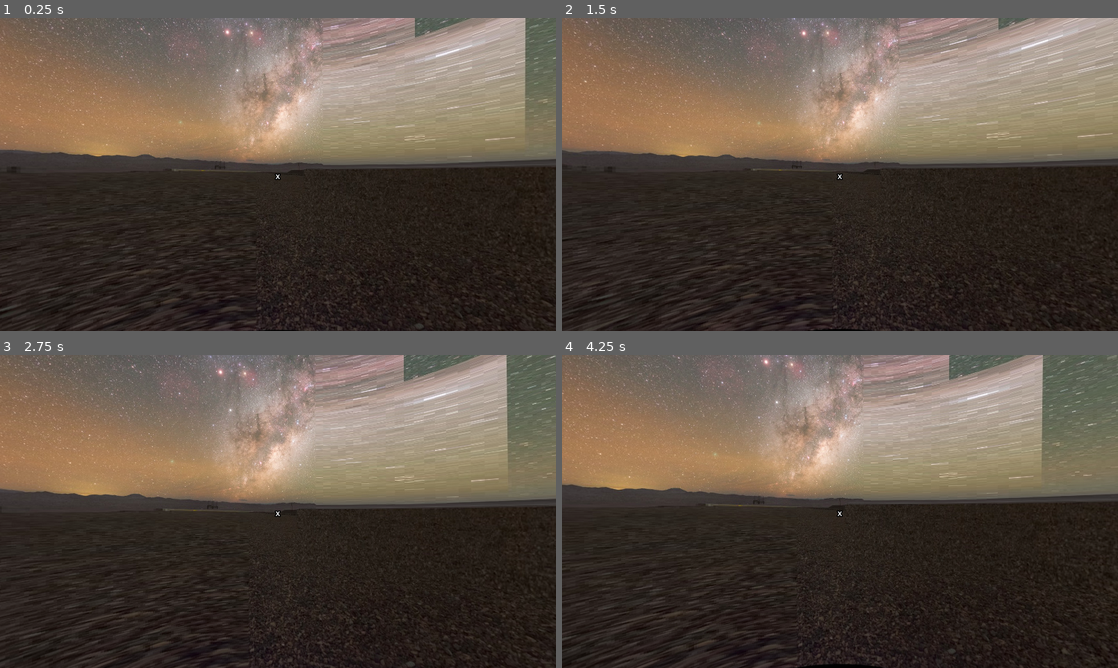
Above: before the commit, frames 1-4 (two rows, left to right).
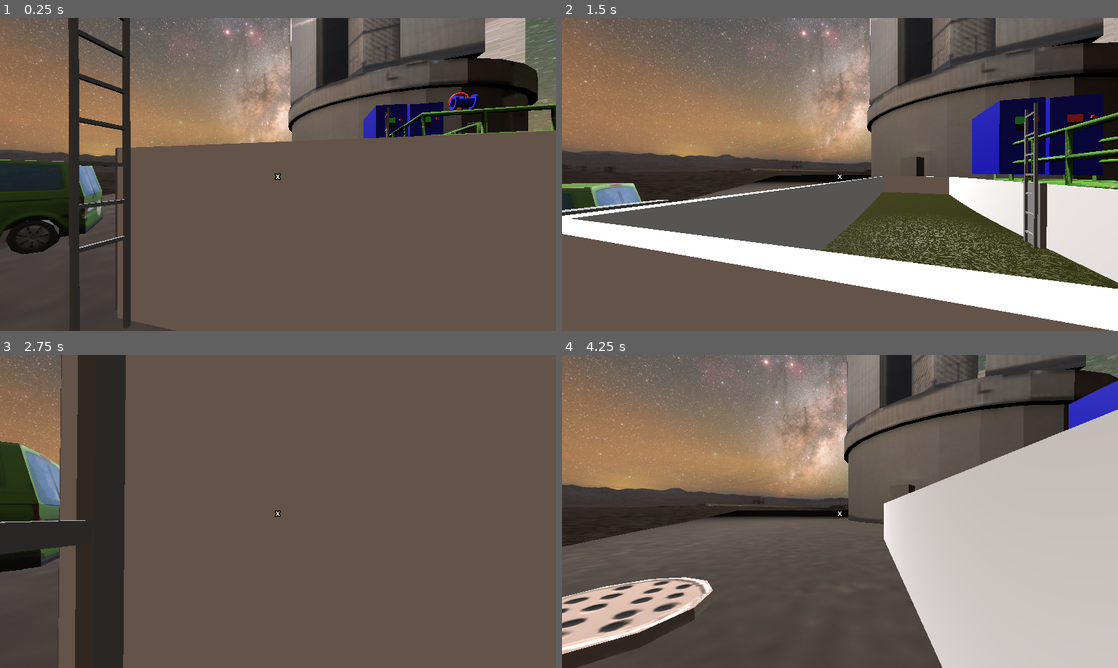
Above: after the commit, the same moments.

Repository: simancas-es/demo-godot-vr
Game: Godot game, scene res://XR/zones_xr/zone_xr_sample_basin.tscn
Two runs of this game, one before a commit and one after it. Both use one fixed random seed, a clock stepped at 60 frames per second and the inputs below. This scene is started directly instead of the project's main scene.
Inputs (mouse positions are in pixels of both pictures, inside the frame that each line leads up to):
- Up to frame 1 (0.25 s): no input
- Up to frame 2 (1.5 s): tap Enter at 0.5 s; move the mouse to (867, 174) at 0.52 s; hold W (up) from 0.53 s (still down); tap E (interact) at 0.6 s; click (867, 174) at 0.67 s; tap Space (movement_space) at 1.25 s; move the mouse to (812, 174) at 1.27 s; tap P (change_panorama) at 1.35 s
- Up to frame 3 (2.75 s): keep holding W (up); tap E (interact) at 1.55, 2.3 s; move the mouse to (289, 505) at 2.02 s; hold Ctrl (crouch) from 2.03 s (still down)
- Up to frame 4 (4.25 s): keep holding W (up); move the mouse to (834, 517) at 2.77 s; release Ctrl (crouch) at 2.78 s; tap V (deselect) at 2.85 s; click (834, 517) at 2.92 s; tap E (interact) at 3.05, 3.8 s; move the mouse to (878, 514) at 3.52 s; click (878, 514) at 3.6 s

The runs differ from the first frame. In frame 1, 69% of the frame differs, in the area x 0-100%, y 0-100%; in frame 2, 67%; in frame 3, 84%; in frame 4, 68%.
Error in both runs: Invalid access to property or key 'control_pad_hand' on a base object of type 'Nil'. (res://XR/scenes/interactables/control_pad/control_pad.gd:61)

Commit message:
XR: minor bugfix

Diff:
--- a/XR/zones_xr/zone_xr_sample_basin.tscn
+++ b/XR/zones_xr/zone_xr_sample_basin.tscn
@@ -19,127 +19,127 @@
 [ext_resource type="Script" uid="uid://ddpxuupqkou2m" path="res://XR/zones_xr/zone_xr_sample_basin/logic_xr_diffuser_interaction.gd" id="17_xo6c6"]
 [ext_resource type="PackedScene" uid="uid://q3pa72xp41cq" path="res://XR/scenes/places/demo/environment/climb_ladder.tscn" id="18_wlig4"]
 
-[sub_resource type="AnimationNodeAnimation" id="AnimationNodeAnimation_xo6c6"]
-animation = &"Grip"
-
 [sub_resource type="AnimationNodeAnimation" id="AnimationNodeAnimation_wlig4"]
 animation = &"Grip"
 
-[sub_resource type="AnimationNodeBlend2" id="AnimationNodeBlend2_fwqiu"]
+[sub_resource type="AnimationNodeAnimation" id="AnimationNodeAnimation_fwqiu"]
+animation = &"Grip"
+
+[sub_resource type="AnimationNodeBlend2" id="AnimationNodeBlend2_jgccy"]
 filter_enabled = true
 filters = ["Armature/Skeleton3D:Little_Distal_L", "Armature/Skeleton3D:Little_Intermediate_L", "Armature/Skeleton3D:Lit …(932 unchanged characters)…
 
-[sub_resource type="AnimationNodeAnimation" id="AnimationNodeAnimation_jgccy"]
+[sub_resource type="AnimationNodeAnimation" id="AnimationNodeAnimation_qoo6q"]
 animation = &"Grip 5"
 
-[sub_resource type="AnimationNodeBlend2" id="AnimationNodeBlend2_qoo6q"]
+[sub_resource type="AnimationNodeBlend2" id="AnimationNodeBlend2_en5gk"]
 filter_enabled = true
 filters = ["Armature/Skeleton3D:Index_Distal_L", "Armature/Skeleton3D:Index_Intermediate_L", "Armature/Skeleton3D:Index_Metacarpal_L", "Armature/Skeleton3D:Index_Proximal_L", "Armature/Skeleton:Index_Distal_L", "Armature/Skeleton:Index_Intermediate_L", "Armature/Skeleton:Index_Proximal_L"]
 
-[sub_resource type="AnimationNodeBlendTree" id="AnimationNodeBlendTree_en5gk"]
+[sub_resource type="AnimationNodeBlendTree" id="AnimationNodeBlendTree_l0wje"]
 graph_offset = Vector2(-536, 11)
-nodes/ClosedHand1/node = SubResource("AnimationNodeAnimation_xo6c6")
+nodes/ClosedHand1/node = SubResource("AnimationNodeAnimation_wlig4")
 nodes/ClosedHand1/position = Vector2(-600, 300)
-nodes/ClosedHand2/node = SubResource("AnimationNodeAnimation_wlig4")
+nodes/ClosedHand2/node = SubResource("AnimationNodeAnimation_fwqiu")
 nodes/ClosedHand2/position = Vector2(-360, 300)
-nodes/Grip/node = SubResource("AnimationNodeBlend2_fwqiu")
+nodes/Grip/node = SubResource("AnimationNodeBlend2_jgccy")
 nodes/Grip/position = Vector2(0, 20)
-nodes/OpenHand/node = SubResource("AnimationNodeAnimation_jgccy")
+nodes/OpenHand/node = SubResource("AnimationNodeAnimation_qoo6q")
 nodes/OpenHand/position = Vector2(-600, 100)
-nodes/Trigger/node = SubResource("AnimationNodeBlend2_qoo6q")
+nodes/Trigger/node = SubResource("AnimationNodeBlend2_en5gk")
 nodes/Trigger/position = Vector2(-360, 20)
 node_connections = [&"output", 0, &"Grip", &"Grip", 0, &"Trigger", &"Grip", 1, &"ClosedHand2", &"Trigger", 0, &"OpenHand", &"Trigger", 1, &"ClosedHand1"]
 
-[sub_resource type="AnimationNodeAnimation" id="AnimationNodeAnimation_l0wje"]
-animation = &"Grip"
-
 [sub_resource type="AnimationNodeAnimation" id="AnimationNodeAnimation_ybwrk"]
 animation = &"Grip"
 
-[sub_resource type="AnimationNodeBlend2" id="AnimationNodeBlend2_qymyc"]
+[sub_resource type="AnimationNodeAnimation" id="AnimationNodeAnimation_qymyc"]
+animation = &"Grip"
+
+[sub_resource type="AnimationNodeBlend2" id="AnimationNodeBlend2_k5rmt"]
 filter_enabled = true
 filters = ["Armature/Skeleton3D:Little_Distal_L", "Armature/Skeleton3D:Little_Intermediate_L", "Armature/Skeleton3D:Lit …(932 unchanged characters)…
 
-[sub_resource type="AnimationNodeAnimation" id="AnimationNodeAnimation_k5rmt"]
+[sub_resource type="AnimationNodeAnimation" id="AnimationNodeAnimation_4dwdd"]
 animation = &"Grip 5"
 
-[sub_resource type="AnimationNodeBlend2" id="AnimationNodeBlend2_4dwdd"]
+[sub_resource type="AnimationNodeBlend2" id="AnimationNodeBlend2_cmrvy"]
 filter_enabled = true
 filters = ["Armature/Skeleton3D:Index_Distal_L", "Armature/Skeleton3D:Index_Intermediate_L", "Armature/Skeleton3D:Index_Metacarpal_L", "Armature/Skeleton3D:Index_Proximal_L", "Armature/Skeleton:Index_Distal_L", "Armature/Skeleton:Index_Intermediate_L", "Armature/Skeleton:Index_Proximal_L"]
 
-[sub_resource type="AnimationNodeBlendTree" id="AnimationNodeBlendTree_cmrvy"]
+[sub_resource type="AnimationNodeBlendTree" id="AnimationNodeBlendTree_8ygd4"]
 graph_offset = Vector2(-536, 11)
-nodes/ClosedHand1/node = SubResource("AnimationNodeAnimation_l0wje")
+nodes/ClosedHand1/node = SubResource("AnimationNodeAnimation_ybwrk")
 nodes/ClosedHand1/position = Vector2(-600, 300)
-nodes/ClosedHand2/node = SubResource("AnimationNodeAnimation_ybwrk")
+nodes/ClosedHand2/node = SubResource("AnimationNodeAnimation_qymyc")
 nodes/ClosedHand2/position = Vector2(-360, 300)
-nodes/Grip/node = SubResource("AnimationNodeBlend2_qymyc")
+nodes/Grip/node = SubResource("AnimationNodeBlend2_k5rmt")
 nodes/Grip/position = Vector2(0, 20)
-nodes/OpenHand/node = SubResource("AnimationNodeAnimation_k5rmt")
+nodes/OpenHand/node = SubResource("AnimationNodeAnimation_4dwdd")
 nodes/OpenHand/position = Vector2(-600, 100)
-nodes/Trigger/node = SubResource("AnimationNodeBlend2_4dwdd")
+nodes/Trigger/node = SubResource("AnimationNodeBlend2_cmrvy")
 nodes/Trigger/position = Vector2(-360, 20)
 node_connections = [&"output", 0, &"Grip", &"Grip", 0, &"Trigger", &"Grip", 1, &"ClosedHand2", &"Trigger", 0, &"OpenHand", &"Trigger", 1, &"ClosedHand1"]
 
-[sub_resource type="AnimationNodeAnimation" id="AnimationNodeAnimation_8ygd4"]
-animation = &"Grip"
-
 [sub_resource type="AnimationNodeAnimation" id="AnimationNodeAnimation_ai451"]
 animation = &"Grip"
 
-[sub_resource type="AnimationNodeBlend2" id="AnimationNodeBlend2_ssy1h"]
+[sub_resource type="AnimationNodeAnimation" id="AnimationNodeAnimation_ssy1h"]
+animation = &"Grip"
+
+[sub_resource type="AnimationNodeBlend2" id="AnimationNodeBlend2_k7lsq"]
 filter_enabled = true
 filters = ["Armature/Skeleton3D:Little_Distal_R", "Armature/Skeleton3D:Little_Intermediate_R", "Armature/Skeleton3D:Lit …(932 unchanged characters)…
 
-[sub_resource type="AnimationNodeAnimation" id="AnimationNodeAnimation_k7lsq"]
+[sub_resource type="AnimationNodeAnimation" id="AnimationNodeAnimation_iu3np"]
 animation = &"Grip 5"
 
-[sub_resource type="AnimationNodeBlend2" id="AnimationNodeBlend2_iu3np"]
+[sub_resource type="AnimationNodeBlend2" id="AnimationNodeBlend2_w2fam"]
 filter_enabled = true
 filters = ["Armature/Skeleton3D:Index_Distal_R", "Armature/Skeleton3D:Index_Intermediate_R", "Armature/Skeleton3D:Index_Metacarpal_R", "Armature/Skeleton3D:Index_Proximal_R", "Armature/Skeleton:Index_Distal_R", "Armature/Skeleton:Index_Intermediate_R", "Armature/Skeleton:Index_Proximal_R"]
 
-[sub_resource type="AnimationNodeBlendTree" id="AnimationNodeBlendTree_w2fam"]
+[sub_resource type="AnimationNodeBlendTree" id="AnimationNodeBlendTree_hg2ky"]
 graph_offset = Vector2(-552.664, 107.301)
-nodes/ClosedHand1/node = SubResource("AnimationNodeAnimation_8ygd4")
+nodes/ClosedHand1/node = SubResource("AnimationNodeAnimation_ai451")
 nodes/ClosedHand1/position = Vector2(-600, 300)
-nodes/ClosedHand2/node = SubResource("AnimationNodeAnimation_ai451")
+nodes/ClosedHand2/node = SubResource("AnimationNodeAnimation_ssy1h")
 nodes/ClosedHand2/position = Vector2(-360, 300)
-nodes/Grip/node = SubResource("AnimationNodeBlend2_ssy1h")
+nodes/Grip/node = SubResource("AnimationNodeBlend2_k7lsq")
 nodes/Grip/position = Vector2(0, 40)
-nodes/OpenHand/node = SubResource("AnimationNodeAnimation_k7lsq")
+nodes/OpenHand/node = SubResource("AnimationNodeAnimation_iu3np")
 nodes/OpenHand/position = Vector2(-600, 100)
-nodes/Trigger/node = SubResource("AnimationNodeBlend2_iu3np")
+nodes/Trigger/node = SubResource("AnimationNodeBlend2_w2fam")
 nodes/Trigger/position = Vector2(-360, 40)
 node_connections = [&"output", 0, &"Grip", &"Grip", 0, &"Trigger", &"Grip", 1, &"ClosedHand2", &"Trigger", 0, &"OpenHand", &"Trigger", 1, &"ClosedHand1"]
 
-[sub_resource type="AnimationNodeAnimation" id="AnimationNodeAnimation_hg2ky"]
-animation = &"Grip"
-
 [sub_resource type="AnimationNodeAnimation" id="AnimationNodeAnimation_wjwrw"]
 animation = &"Grip"
 
-[sub_resource type="AnimationNodeBlend2" id="AnimationNodeBlend2_hwefv"]
+[sub_resource type="AnimationNodeAnimation" id="AnimationNodeAnimation_hwefv"]
+animation = &"Grip"
+
+[sub_resource type="AnimationNodeBlend2" id="AnimationNodeBlend2_55kdo"]
 filter_enabled = true
 filters = ["Armature/Skeleton3D:Little_Distal_R", "Armature/Skeleton3D:Little_Intermediate_R", "Armature/Skeleton3D:Lit …(932 unchanged characters)…
 
-[sub_resource type="AnimationNodeAnimation" id="AnimationNodeAnimation_55kdo"]
+[sub_resource type="AnimationNodeAnimation" id="AnimationNodeAnimation_pbukp"]
 animation = &"Grip 5"
 
-[sub_resource type="AnimationNodeBlend2" id="AnimationNodeBlend2_pbukp"]
+[sub_resource type="AnimationNodeBlend2" id="AnimationNodeBlend2_w01w5"]
 filter_enabled = true
 filters = ["Armature/Skeleton3D:Index_Distal_R", "Armature/Skeleton3D:Index_Intermediate_R", "Armature/Skeleton3D:Index_Metacarpal_R", "Armature/Skeleton3D:Index_Proximal_R", "Armature/Skeleton:Index_Distal_R", "Armature/Skeleton:Index_Intermediate_R", "Armature/Skeleton:Index_Proximal_R"]
 
-[sub_resource type="AnimationNodeBlendTree" id="AnimationNodeBlendTree_w01w5"]
+[sub_resource type="AnimationNodeBlendTree" id="AnimationNodeBlendTree_7vpfn"]
 graph_offset = Vector2(-552.664, 107.301)
-nodes/ClosedHand1/node = SubResource("AnimationNodeAnimation_hg2ky")
+nodes/ClosedHand1/node = SubResource("AnimationNodeAnimation_wjwrw")
 nodes/ClosedHand1/position = Vector2(-600, 300)
-nodes/ClosedHand2/node = SubResource("AnimationNodeAnimation_wjwrw")
+nodes/ClosedHand2/node = SubResource("AnimationNodeAnimation_hwefv")
 nodes/ClosedHand2/position = Vector2(-360, 300)
-nodes/Grip/node = SubResource("AnimationNodeBlend2_hwefv")
+nodes/Grip/node = SubResource("AnimationNodeBlend2_55kdo")
 nodes/Grip/position = Vector2(0, 40)
-nodes/OpenHand/node = SubResource("AnimationNodeAnimation_55kdo")
+nodes/OpenHand/node = SubResource("AnimationNodeAnimation_pbukp")
 nodes/OpenHand/position = Vector2(-600, 100)
-nodes/Trigger/node = SubResource("AnimationNodeBlend2_pbukp")
+nodes/Trigger/node = SubResource("AnimationNodeBlend2_w01w5")
 nodes/Trigger/position = Vector2(-360, 40)
 node_connections = [&"output", 0, &"Grip", &"Grip", 0, &"Trigger", &"Grip", 1, &"ClosedHand2", &"Trigger", 0, &"OpenHand", &"Trigger", 1, &"ClosedHand1"]
 
@@ -283,10 +283,9 @@
 transform = Transform3D(1, 0, 0, 0, 1, 0, 0, 0, 1, 0, -0.66619873, 0)
 shape = SubResource("BoxShape3D_w01w5")
 
-[node name="snap_interaction_diffusers" parent="XRPickables" node_paths=PackedStringArray("show_model") instance=ExtResource("15_0oekp")]
+[node name="snap_interaction_diffusers" parent="XRPickables" instance=ExtResource("15_0oekp")]
 transform = Transform3D(1, 0, 0, 0, 1, 0, 0, 0, 1, -1.3518271, 0.35427284, -12.55136)
 item_id = 2
-show_model = NodePath("../..")
 
 [node name="LogicXRDiffuserInteraction" type="Node" parent="XRPickables/snap_interaction_diffusers" node_paths=PackedStringArray("basesystem")]
 script = ExtResource("17_xo6c6")
Not shown: 1 places in XR/zones_xr/zone_xr_sample_basin.tscn that only renumber resources
